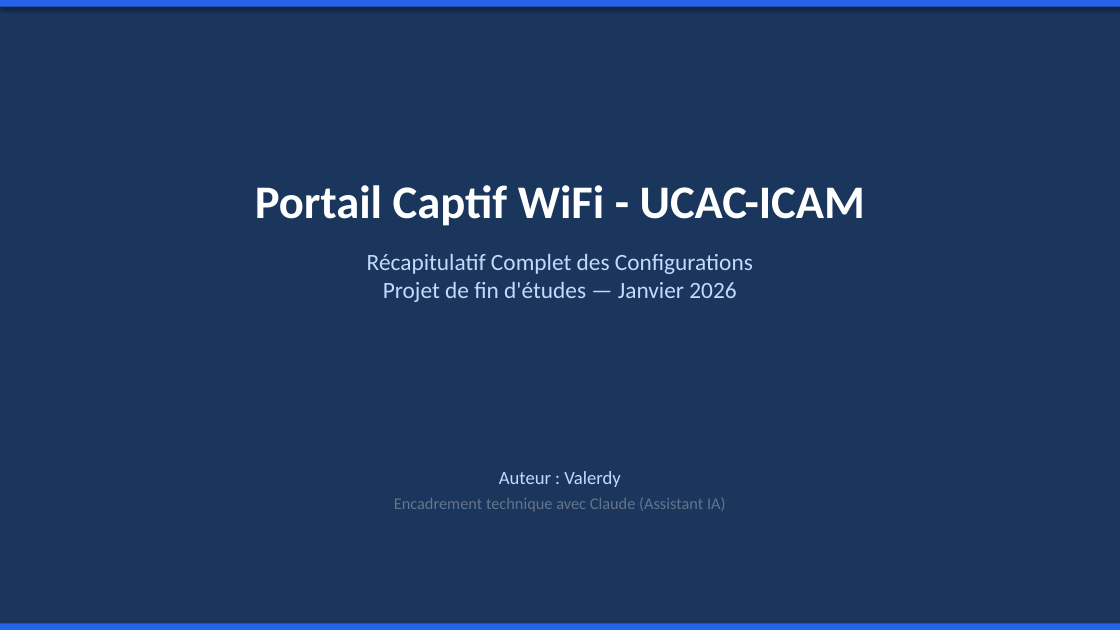
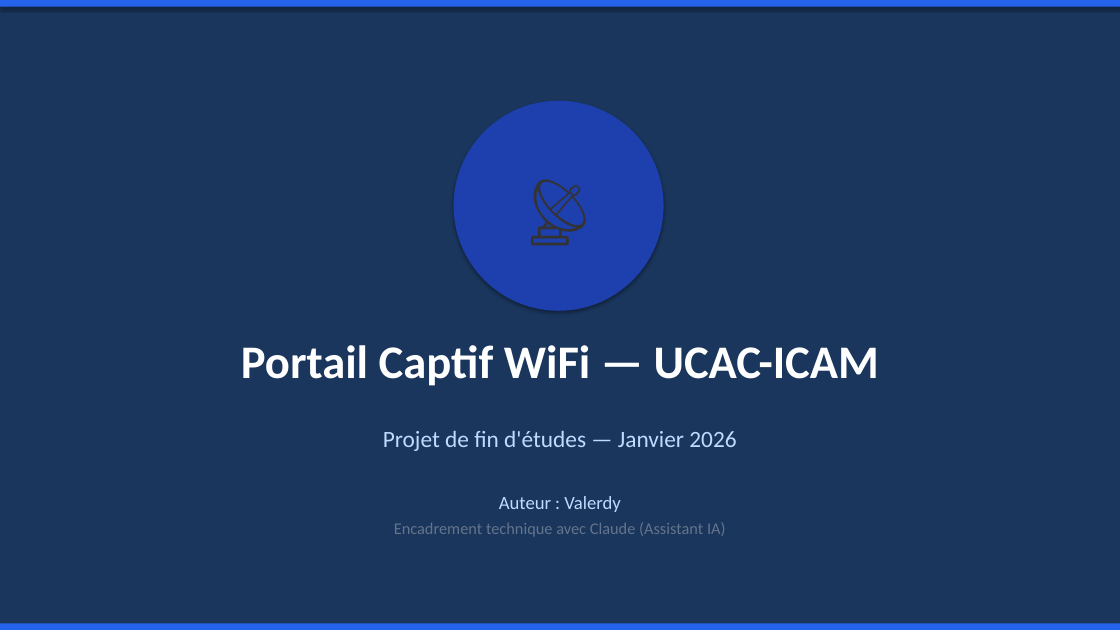
Before and after one commit to Valerdy/captive-portal, a slide deck: slide 1 of Presentation_Portail_Captif_UCAC_ICAM.pptx. Drawn at 1120x630 pixels with LibreOffice and Linux fonts; fonts in the diff are those of the drawing. Boxes give left, top, right and bottom in pixels: in the first picture for what was removed or moved away, otherwise in the second. Text is boxed around its words. In the diff, an @@ line names an element or a change of style, - is before the commit and + after.

```diff
--- a/Presentation_Portail_Captif_UCAC_ICAM.pptx
+++ b/Presentation_Portail_Captif_UCAC_ICAM.pptx
@@ ellipse added at (454,101,664,311), fill #1E40AF, 60 pt, text #333333 @@
+📡
@@ text added at (241,345,879,386), 40 pt, text #FFFFFF, bold @@
+Portail Captif WiFi — UCAC-ICAM
@@ text at (383,431,736,451): text changed @@
-Portail Captif WiFi - UCAC-ICAM
-Récapitulatif Complet des Configurations
-Projet de fin d'études — Janvier 2026
+Projet de fin d'études — Janvier 2026
@@ text "Auteur : Valerdy": place and size @@
-text "Auteur : Valerdy" at (394,471,726,511)
+text "Auteur : Valerdy" at (394,496,726,536)
```
Also in this commit, not shown: 9 other slides changed, 9 slides added, 23 slides removed, 1 other file.
